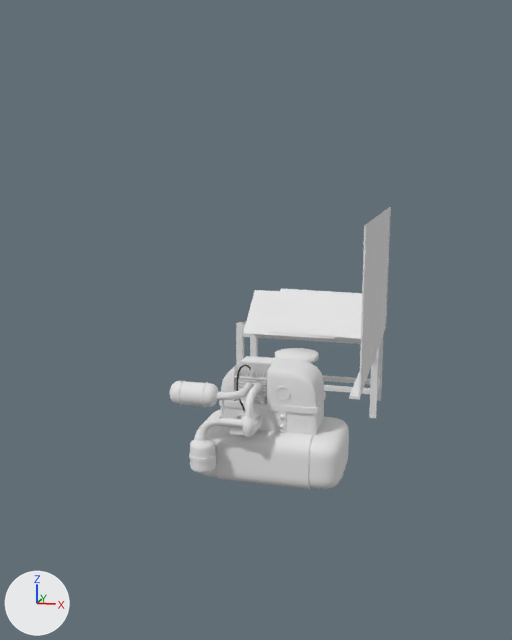
Before and after pictures for a commit that changed the Blender file Assets/models/house/floor02/secret_room_nw/secret_room_nw_furniture.blend.
The view is the same before and after, from a camera (50 mm lens) standing at (2.21, -9.52, 2.09) and looking at (-0.27, 0.07, -0.04). The axes (+X, +Y, +Z) are drawn at lower left. The lights are the same throughout.

Objects in the first picture: 'base', 'board', 'paper.000', 'paper.001', 'table_legs', 'tank.000', 'tank.001', 'top'.
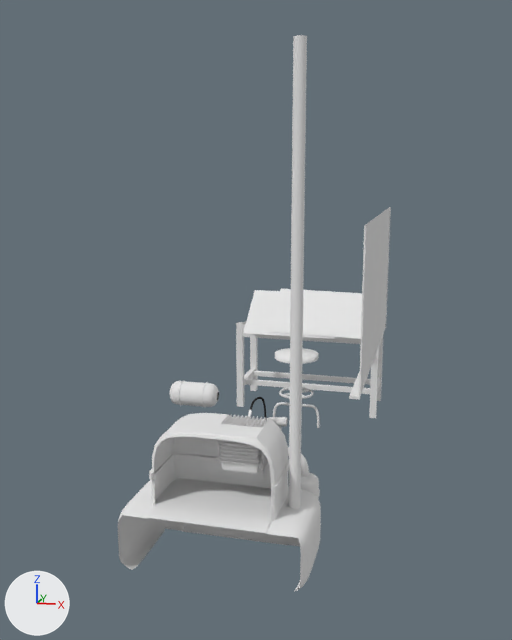
ob_generator is not drawn itself; it is the parent of ob_spark_plug, ob_top, ob_base, ob_wire_000, ob_block, ob_control_buttons, ob_control_panel, ob_gauge.

Where the newer file only moved an object's origin or applied its transform, the numbers keep the older frame.

Pixel boxes (x1, y1, x2, y2) of what changed, in the pictures (512 x 640 px):
'base', moved, turned: before (194, 409, 349, 489); after (118, 478, 321, 592)
'top', moved, turned: before (219, 356, 326, 435); after (149, 413, 289, 521)
'pipe_straight.005', added: after (288, 35, 307, 509)
'carb_bottom', moved, turned: before (235, 378, 267, 403); after (218, 441, 262, 473)
'tank.001', moved, turned: before (189, 438, 216, 473); after (301, 473, 320, 499)
'carb_top', moved, turned: before (234, 362, 272, 380); after (218, 414, 269, 443)
'block', moved, turned: before (230, 414, 262, 436); after (236, 470, 264, 480)
'pipe_corner.002', moved, turned: before (198, 417, 221, 441); after (288, 447, 309, 477)
'pipe_corner.000', moved, turned: before (217, 388, 248, 400); after (262, 417, 288, 427)
'pipe_corner.001', moved, turned (not visible afterwards): before (244, 388, 258, 418)
'pipe_straight.003', moved, turned (not visible afterwards): before (242, 415, 255, 437)
'gauge', moved, turned (not visible afterwards): before (275, 386, 290, 401)
'pipe_straight.002', moved, turned (not visible afterwards): before (220, 418, 243, 427)
'wire.000', moved, turned: before (236, 364, 251, 412); after (250, 397, 267, 421)
'control_panel', moved, turned (not visible afterwards): before (279, 411, 286, 432)
'pipe_straight.000', moved, turned (not visible afterwards): before (242, 382, 253, 392)
'pipe_straight.001', moved, turned (not visible afterwards): before (252, 382, 262, 392)
'pipe_straight.004', moved, turned (not visible afterwards): before (222, 400, 224, 418)
'control_buttons', moved, turned (not visible afterwards): before (280, 415, 285, 429)
'spark_plug_ceramic', moved, turned (not visible before): after (248, 410, 252, 416)
'spark_plug_base', moved, turned (not visible afterwards): before (250, 371, 254, 377)

What the commit changed:
Object 'generator' (ob_generator) moves from (0.0, 0.0, -1.897) to (0.0, -2.511, -1.897).
Object 'generator' (ob_generator) turns from (0, 0, 0) to (0, 0, 180) degrees about x, y and z.
Object 'pipe_straight.005' (ob_pipe_straight_005) is new; it shows a copy of the mesh of ob_pipe_straight_002.
Its parent is ob_generator.
Its location is (-0.822, -0.0382, 2.699).
Its rotation in degrees is (90, 0, 0).
Its scale is (0.923, 14.4, 0.923).
